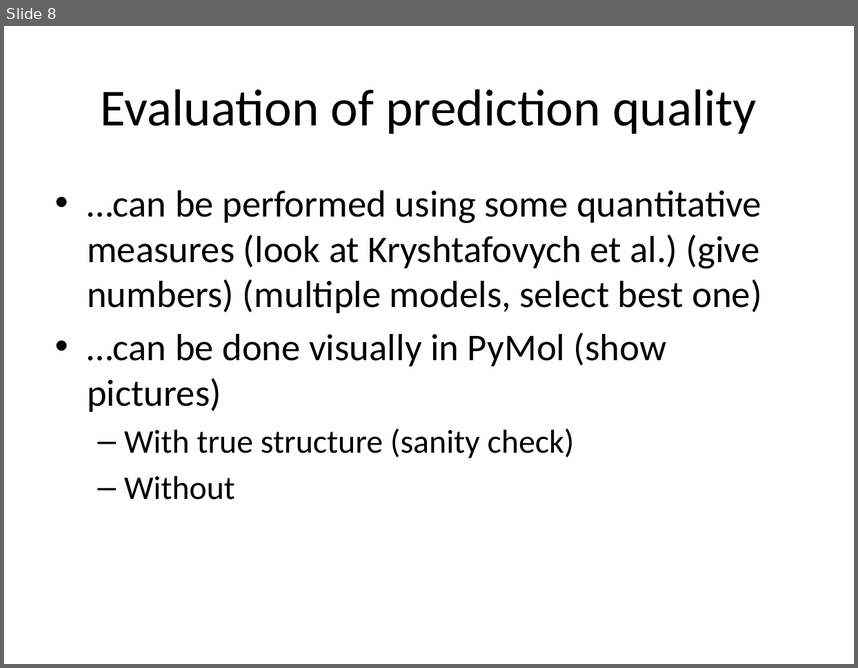
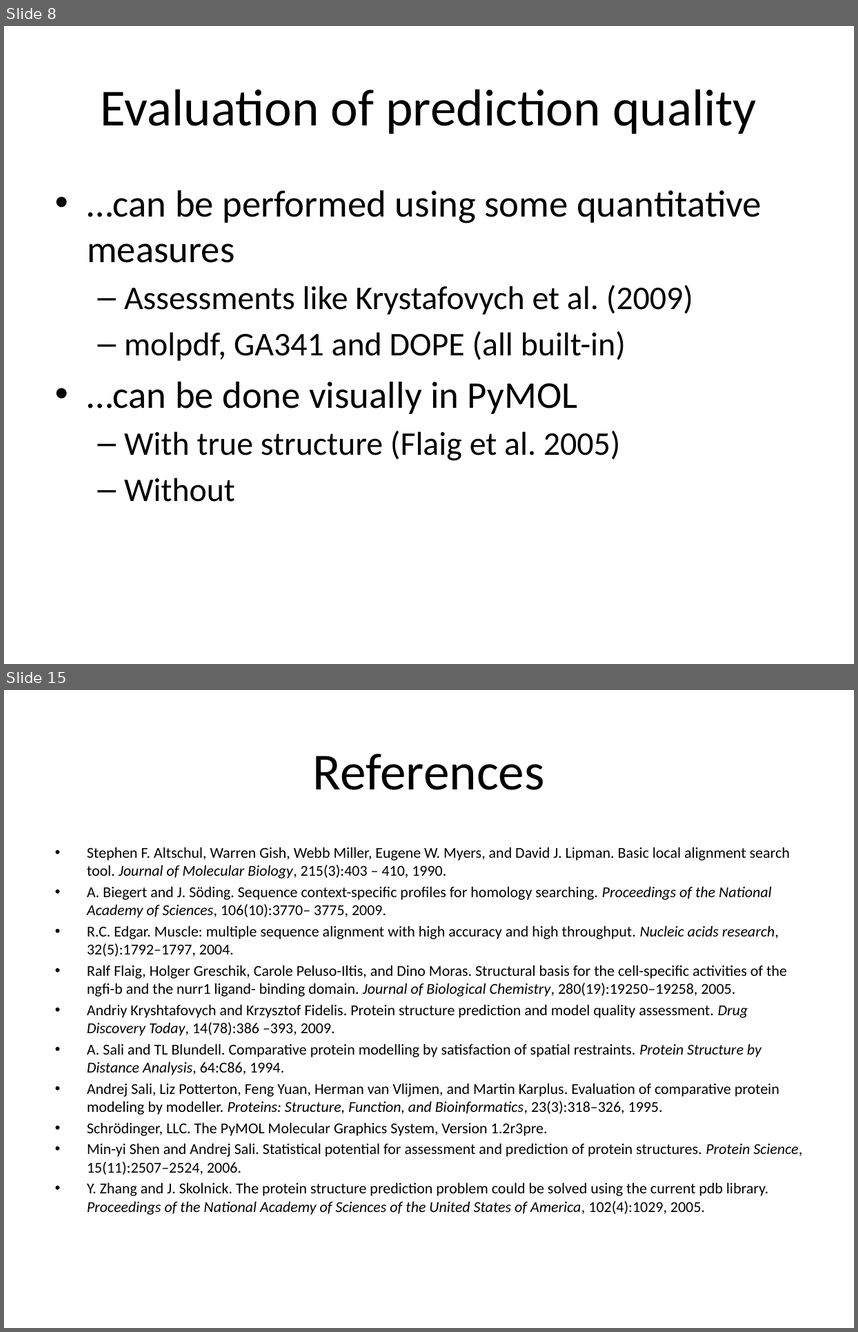
Before and after one commit to iosonofabio/bi2-ss12-p6, a slide deck: project6.pptx. Shown one above the other, each under a label of ours: slide 8 before the commit, slides 8 and 15 after it; the slides between them are not shown. The pictures are 858x668 and 858x1332 pixels, drawn with LibreOffice and Linux fonts; fonts in the diff are those of the drawing. Boxes give left, top, right and bottom in pixels: in the first picture for what was removed or moved away, otherwise in the second. Text is boxed around its words. In the diff, an @@ line names an element or a change of style, - is before the commit and + after.

Commit message:
final project presentation; references, figures; bug fixes

```diff
--- a/project6.pptx
+++ b/project6.pptx
@@ slide 15 added at <box>4,690,854,1328</box>, background #FFFFFF @@
@@ title added at <box>313,753,545,790</box>, 44 pt, text #000000 @@
+References
@@ text added at <box>87,847,802,1214</box>, 12.8 pt, text #000000 @@
+• Stephen F. Altschul, Warren Gish, Webb Miller, Eugene W. Myers, and David J. Lipman. Basic local alignment search tool. Journal of Molecular Biology, 215(3):403 – 410, 1990.
+• A. Biegert and J. Söding. Sequence context-specific profiles for homology searching. Proceedings of the National Academy of Sciences, 106(10):3770– 3775, 2009.
+• R.C. Edgar. Muscle: multiple sequence alignment with high accuracy and high throughput. Nucleic acids research, 32(5):1792–1797, 2004.
+• Ralf Flaig, Holger Greschik, Carole Peluso-Iltis, and Dino Moras. Structural basis for the cell-specific activities of the ngfi-b and the nurr1 ligand- binding domain. Journal of Biological Chemistry, 280(19):19250–19258, 2005.
+• Andriy Kryshtafovych and Krzysztof Fidelis. Protein structure prediction and model quality assessment. Drug Discovery Today, 14(78):386 –393, 2009.
+• A. Sali and TL Blundell. Comparative protein modelling by satisfaction of spatial restraints. Protein Structure by Distance Analysis, 64:C86, 1994.
+• Andrej Sali, Liz Potterton, Feng Yuan, Herman van Vlijmen, and Martin Karplus. Evaluation of comparative protein modeling by modeller. Proteins: Structure, Function, and Bioinformatics, 23(3):318–326, 1995.
+• Schrödinger, LLC. The PyMOL Molecular Graphics System, Version 1.2r3pre.
+• Min-yi Shen and Andrej Sali. Statistical potential for assessment and prediction of protein structures. Protein Science, 15(11):2507–2524, 2006.
+• Y. Zhang and J. Skolnick. The protein structure prediction problem could be solved using the current pdb library. Proceedings of the National Academy of Sciences of the United States of America, 102(4):1029, 2005.
@@ slide 8 changed as well @@
@@ text at <box>87,190,762,461</box>: text changed; size 32 to 28 pt @@
-• …can be performed using some quantitative measures (look at Kryshtafovych et al.) (give numbers) (multiple models, select best one)
-• …can be done visually in PyMol (show pictures)
-  – With true structure (sanity check)
+• …can be performed using some quantitative measures
+  – Assessments like Krystafovych et al. (2009)
+  – molpdf, GA341 and DOPE (all built-in)
+• …can be done visually in PyMOL
+  – With true structure (Flaig et al. 2005)
```
Also in this commit, not shown: 7 other slides changed, 6 other slides added, 1 slide removed, 18 other files.
